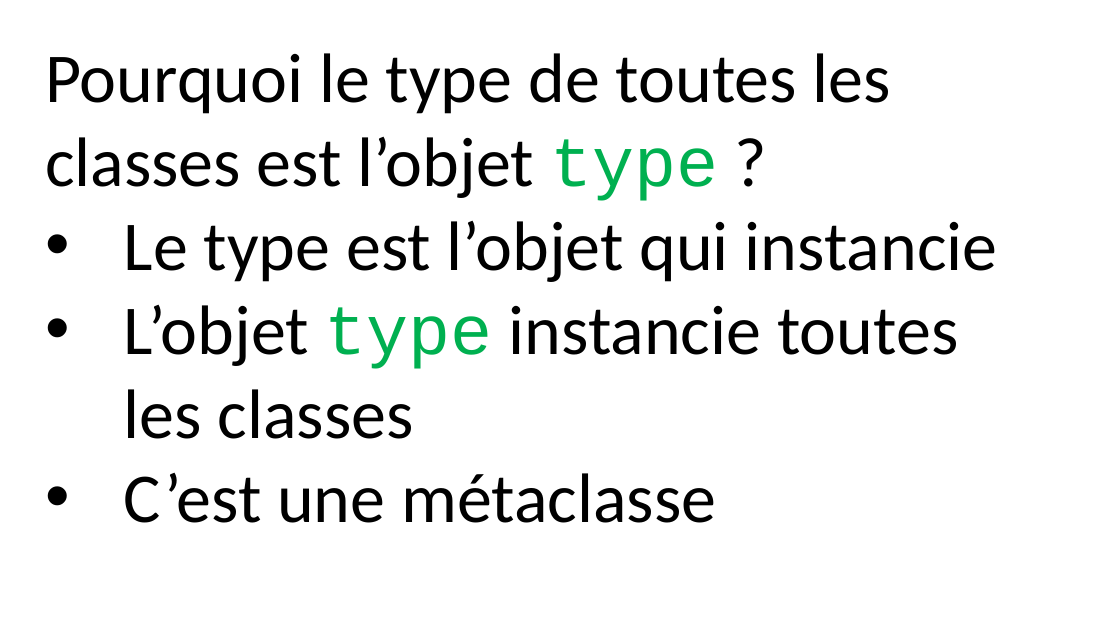
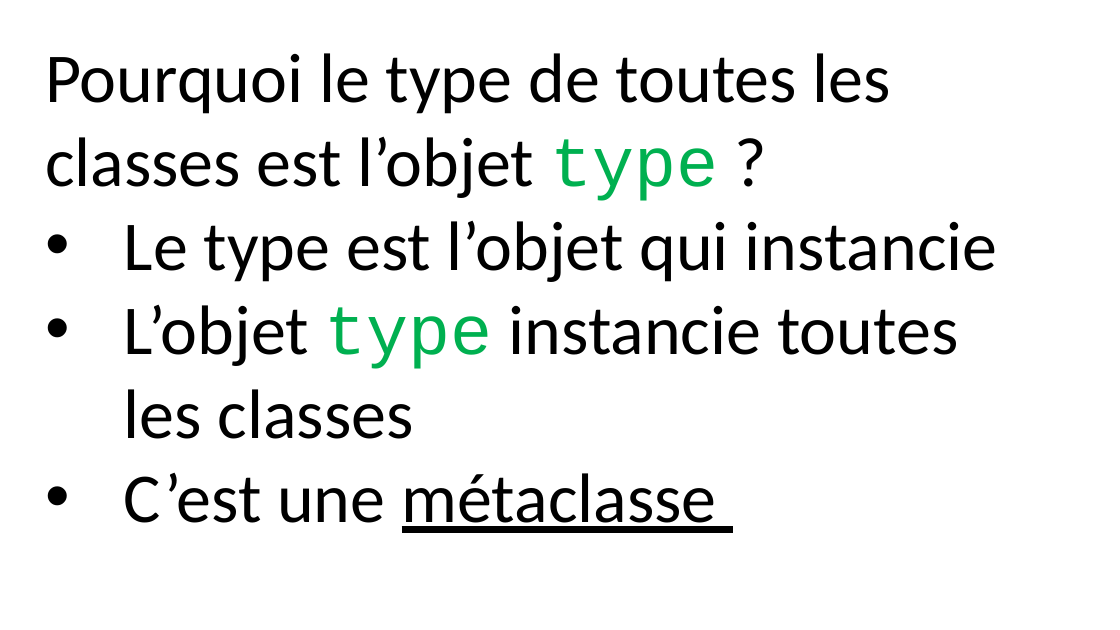
Before and after one commit to parmentelat/flotpython-archive, a slide deck: slide 8 of semaine7/CO12AL-W7-VIDEO04-SLIDE01.pptx. Drawn at 1120x630 pixels with LibreOffice and Linux fonts; fonts in the diff are those of the drawing. Boxes give left, top, right and bottom in pixels: in the first picture for what was removed or moved away, otherwise in the second. Text is boxed around its words. In the diff, an @@ line names an element or a change of style, - is before the commit and + after.

```diff
--- a/semaine7/CO12AL-W7-VIDEO04-SLIDE01.pptx
+++ b/semaine7/CO12AL-W7-VIDEO04-SLIDE01.pptx
@@ text at [124, 472, 717, 533]: underline on in "métaclasse" @@
```
Also in this commit, not shown: 3 slides added, 1 slide removed, 1 other file.
